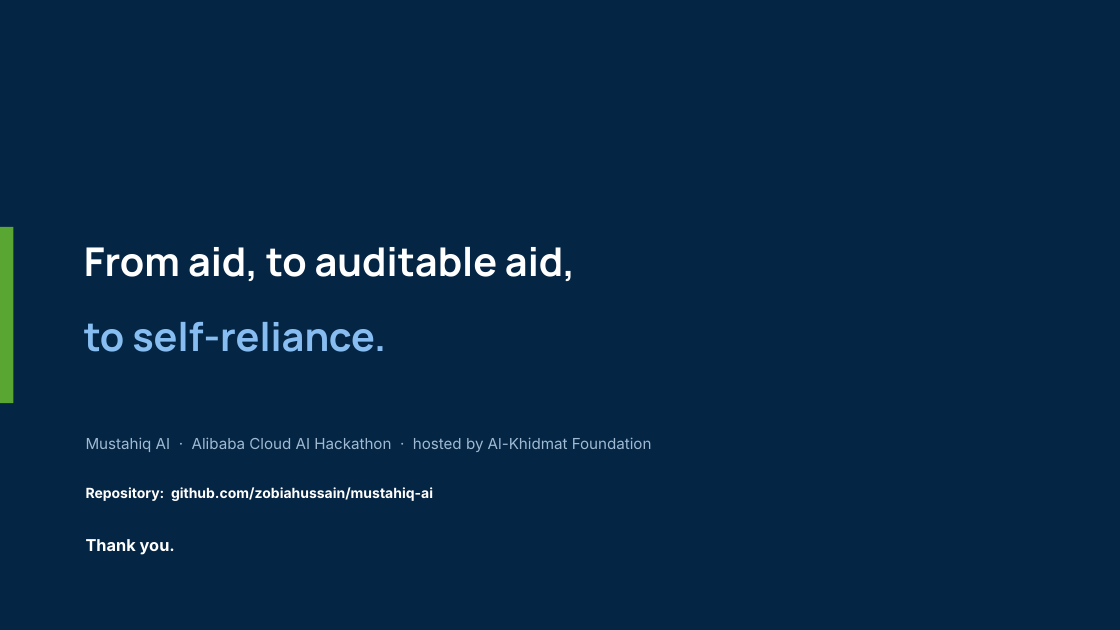
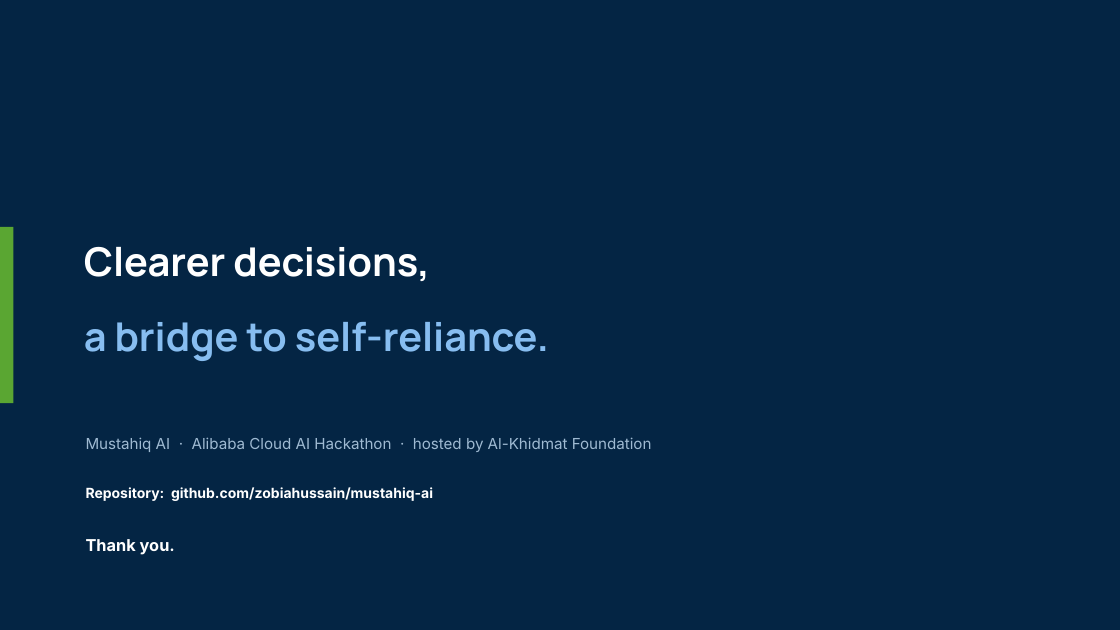
Before and after one commit to zobiahussain/mustahiq-ai, a slide deck: slide 11 of submission/Mustahiq_AI_Presentation.pptx. Drawn at 1120x630 pixels with LibreOffice and Linux fonts; fonts in the diff are those of the drawing. Boxes give left, top, right and bottom in pixels: in the first picture for what was removed or moved away, otherwise in the second. Text is boxed around its words. In the diff, an @@ line names an element or a change of style, - is before the commit and + after.

```diff
--- a/submission/Mustahiq_AI_Presentation.pptx
+++ b/submission/Mustahiq_AI_Presentation.pptx
@@ text at (84, 247, 430, 281): text changed @@
-From aid, to auditable aid,
+Clearer decisions,
@@ text at (84, 322, 549, 361): text changed @@
-to self-reliance.
+a bridge to self-reliance.
```
Also in this commit, not shown: 2 slides added, 2 slides removed, 2 other files.
